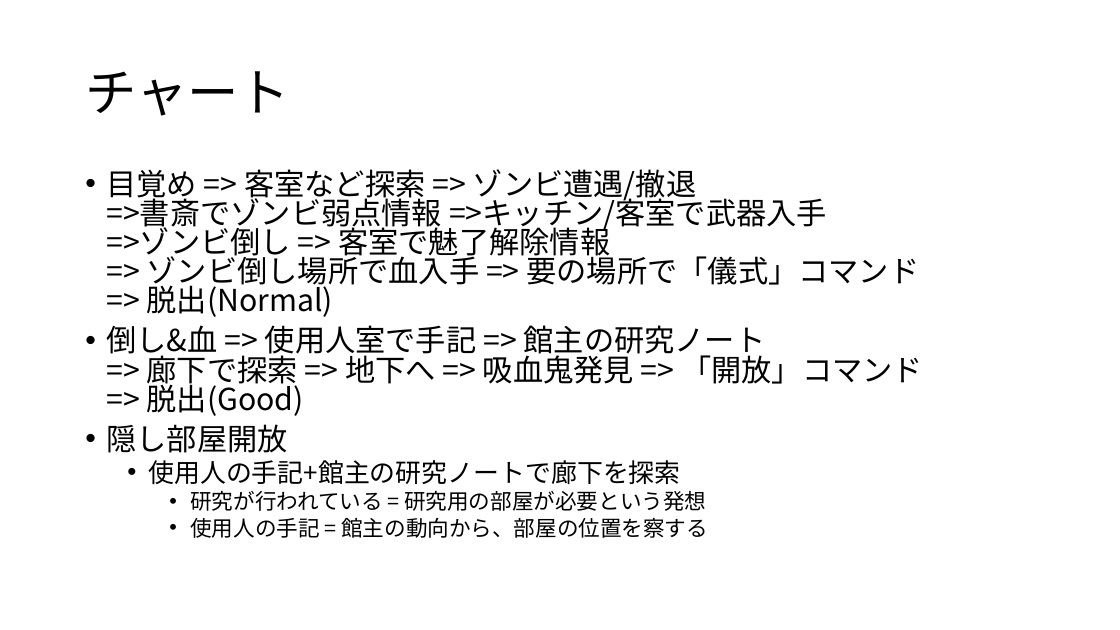
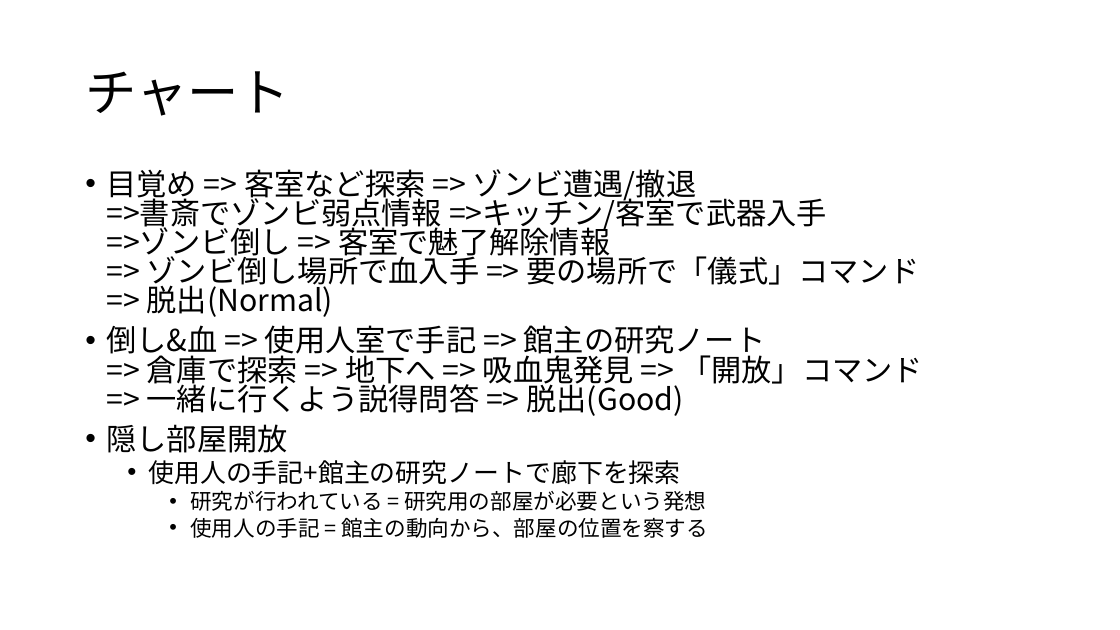
Before and after one commit to sumogri/ExitWith, a slide deck: slide 15 of Unity1week企画.pptx. Drawn at 1120x630 pixels with LibreOffice and Linux fonts; fonts in the diff are those of the drawing. Boxes give left, top, right and bottom in pixels: in the first picture for what was removed or moved away, otherwise in the second. Text is boxed around its words. In the diff, an @@ line names an element or a change of style, - is before the commit and + after.

```diff
--- a/Unity1week企画.pptx
+++ b/Unity1week企画.pptx
@@ text at (x1=106, y1=325, x2=923, y2=416): text changed @@
-• 倒し&血 => 使用人室で手記 => 館主の研究ノート
-  => 廊下で探索 => 地下へ => 吸血鬼発見 => 「開放」コマンド
-  => 脱出(Good)
+• 倒し&血 => 使用人室で手記 => 館主の研究ノート
+  => 倉庫で探索 => 地下へ => 吸血鬼発見 => 「開放」コマンド
+  => 一緒に行くよう説得問答 => 脱出(Good)
```
Also in this commit, not shown: 4 other files.
